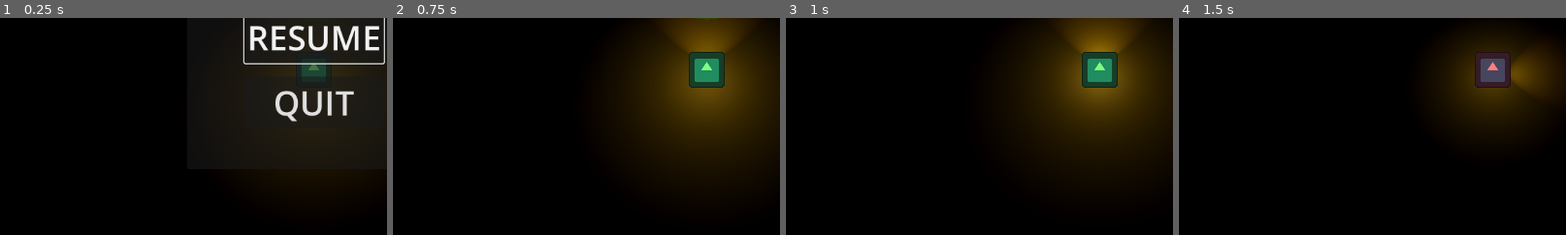
Above: before the commit, frames 1-4 (left to right).
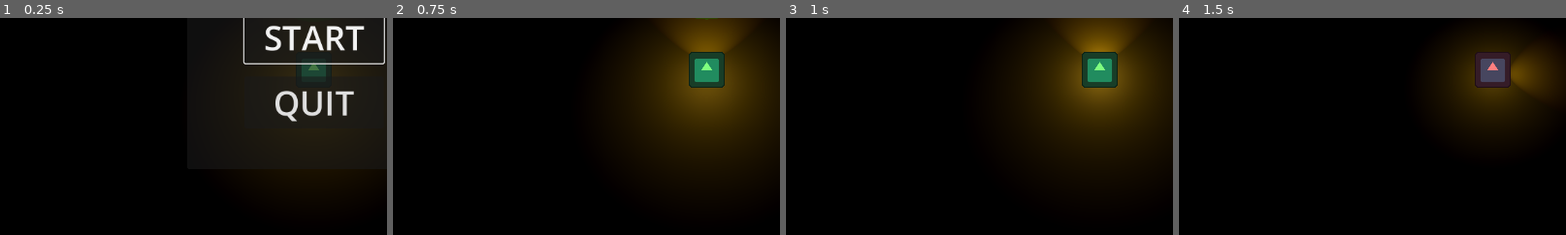
Above: after the commit, the same moments.

Repository: Rusty-Rat-Studios/dead-living-and-dying
Game: Godot game, scene res://game.tscn
Same seed, same stepped clock (60 frames per second), same inputs: the game is played once before the commit and once after it. The engine's default icon, where the game draws it, is replaced by a stand-in: a white triangle on a blue panel in a dark square.
Inputs (mouse positions are % of the whole screen's width and height, from its top left):
- Up to frame 1 (0.25 s): no input
- Up to frame 2 (0.75 s): click (50, 43) at 0.5 s, where only the run before the commit has a clickable "RESUME"
- Up to frame 3 (1 s): no input
- Up to frame 4 (1.5 s): tap Enter at 1.25 s; move the mouse to (72, 45) at 1.27 s; hold Right (ui_right) from 1.28 s (still down); tap Tab at 1.35 s
The pictures show only the part of the screen within x 10-59%, y 38-88%; the shares and areas given below are measured in that part.

The runs differ from the first frame. In frame 1, 2.3% of the frame differs, in the area x 64-98%, y 3-16%; in frame 2, nothing differs; in frame 3, nothing differs; in frame 4, nothing differs.

Commit message:
Add game over on ghost contact

Diff:
--- a/autoloads/signal_bus.gd
+++ b/autoloads/signal_bus.gd
@@ -7,6 +7,8 @@
 # when the player takes damage. caught by player states to cause state change
 signal player_hurt
 
+signal game_over
+
 # signal for communicating player entering and leaving a room
 # passes the room instance which ghosts can match against their
 # current_room variable
--- a/ghost/ghost.tscn
+++ b/ghost/ghost.tscn
@@ -18,6 +18,10 @@
 material = SubResource("StandardMaterial3D_qtcw8")
 
 [sub_resource type="CapsuleShape3D" id="CapsuleShape3D_cokcw"]
+
+[sub_resource type="CapsuleShape3D" id="CapsuleShape3D_f72hu"]
+radius = 0.63238
+height = 2.13861
 
 [node name="Ghost" type="CharacterBody3D"]
 collision_layer = 8
@@ -83,3 +87,11 @@
 state_attacking = NodePath(".")
 
 [node name="StateSelectTimer" type="Timer" parent="."]
+
+[node name="Hurtbox" type="Area3D" parent="."]
+collision_layer = 8
+collision_mask = 0
+monitoring = false
+
+[node name="CollisionShape3D" type="CollisionShape3D" parent="Hurtbox"]
+shape = SubResource("CapsuleShape3D_f72hu")
--- a/player/player.gd
+++ b/player/player.gd
@@ -19,7 +19,7 @@
 	light_omni.light_color = Color("GOLDENROD")
 	light_spot.light_color = Color("GOLDENROD")
 
-	$DamageDetector.area_entered.connect(_on_enemy_entered)
+	$DamageDetector.area_entered.connect(_on_enemy_area_entered)
 	$HitCooldown.timeout.connect(_on_hit_cooldown_timeout)
 
 
@@ -103,7 +103,7 @@
 	SignalBus.emit_signal("player_hurt")
 
 
-func _on_enemy_entered(_area: Area3D) -> void:
+func _on_enemy_area_entered(_area: Area3D) -> void:
 	if not hit_cooldown_active:
 		hit()
 	# do nothing if cooldown active
--- a/player/player.tscn
+++ b/player/player.tscn
@@ -1,8 +1,12 @@
-[gd_scene load_steps=4 format=3 uid="uid://mt6b5vxmupgn"]
+[gd_scene load_steps=5 format=3 uid="uid://mt6b5vxmupgn"]
 
 [ext_resource type="Script" path="res://player/player.gd" id="1_ndccg"]
 [ext_resource type="Shape3D" uid="uid://d140c2qk5hbt2" path="res://player/player_collision_shape.tres" id="2_a56u6"]
 [ext_resource type="Texture2D" uid="uid://cey8vsju0vbgx" path="res://icon.svg" id="2_goh7u"]
+
+[sub_resource type="CapsuleShape3D" id="CapsuleShape3D_3bb63"]
+radius = 0.804186
+height = 2.35874
 
 [node name="Player" type="CharacterBody3D"]
 collision_layer = 2
@@ -43,4 +47,4 @@
 monitorable = false
 
 [node name="CollisionShape3D" type="CollisionShape3D" parent="DamageDetector"]
-shape = ExtResource("2_a56u6")
+shape = SubResource("CapsuleShape3D_3bb63")
--- a/player/state_dead.gd
+++ b/player/state_dead.gd
@@ -38,8 +38,8 @@
 
 
 func _on_player_hurt() -> void:
-	# TODO: Implement game-over signal
-	pass
+	print("on player hurt")
+	SignalBus.emit_signal("game_over")
 
 
 func _on_player_entered_shrine() -> void:
--- a/ui/main_menu.tscn
+++ b/ui/main_menu.tscn
@@ -28,6 +28,15 @@
 grow_horizontal = 2
 grow_vertical = 2
 
+[node name="Message" type="Label" parent="."]
+layout_mode = 2
+offset_left = -103.5
+offset_top = -119.5
+offset_right = 103.5
+offset_bottom = -74.5
+theme_override_font_sizes/font_size = 32
+horizontal_alignment = 1
+
 [node name="VBoxContainer" type="VBoxContainer" parent="."]
 layout_mode = 1
 anchors_preset = 8
@@ -43,10 +52,10 @@
 grow_vertical = 2
 theme_override_constants/separation = 20
 
-[node name="Resume" type="Button" parent="VBoxContainer"]
+[node name="Start" type="Button" parent="VBoxContainer"]
 layout_mode = 2
 theme_override_font_sizes/font_size = 50
-text = "RESUME"
+text = "START"
 
 [node name="Quit" type="Button" parent="VBoxContainer"]
 layout_mode = 2
--- a/ui/menu.gd
+++ b/ui/menu.gd
@@ -1,18 +1,10 @@
 extends Control
 
 func _ready() -> void:
-	$VBoxContainer/Resume.pressed.connect(_on_resume_pressed)
+	$VBoxContainer/Start.pressed.connect(_on_start_pressed)
 	$VBoxContainer/Quit.pressed.connect(_on_quit_pressed)
+	SignalBus.game_over.connect(_on_game_over)
 	pause()
-
-
-func _on_resume_pressed() -> void:
-	resume()
-
-
-func _on_quit_pressed() -> void:
-	# close the application
-	get_tree().quit()
 
 
 func _input(event: InputEvent) -> void:
@@ -25,10 +17,32 @@
 
 func resume() -> void:
 	hide()
+	$VBoxContainer/Start.text = "RESUME"
 	get_tree().paused = false
 
 
 func pause() -> void:
 	show()
 	get_tree().paused = true
-	$VBoxContainer/Resume.grab_focus()
+	$VBoxContainer/Start.grab_focus()
+
+
+func _on_start_pressed() -> void:
+	resume()
+
+
+func _on_quit_pressed() -> void:
+	# close the application
+	get_tree().quit()
+
+
+func _on_game_over() -> void:
+	pause()
+	$VBoxContainer.hide()
+	$Message.text = "Game Over"
+	await get_tree().create_timer(2.0).timeout
+	$VBoxContainer.show()
+	$Message.text = ""
+	$VBoxContainer/Start.text = "RESUME"
+
+	get_tree().get_node("Game").reset()
Not shown: 1 places in ghost/ghost.tscn that only renumber resources
